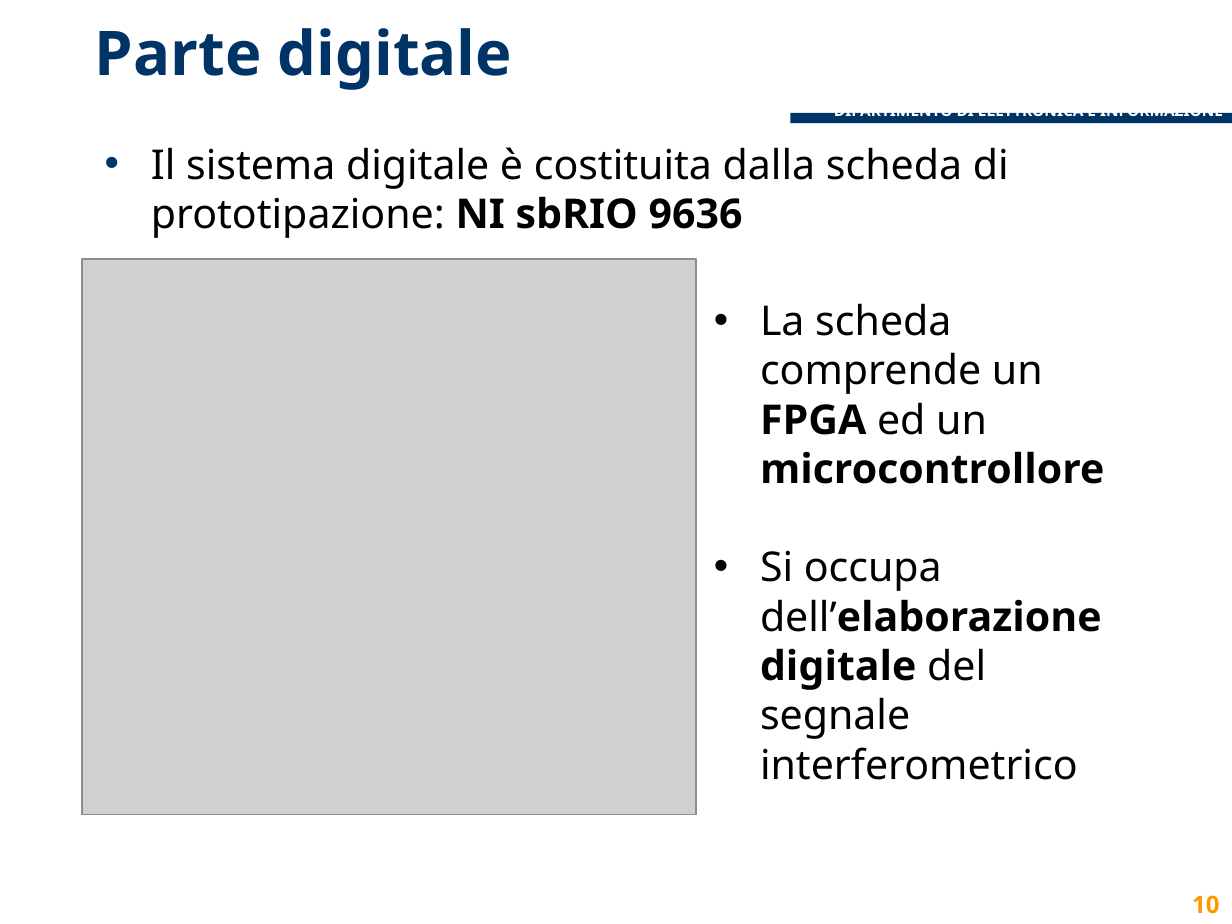
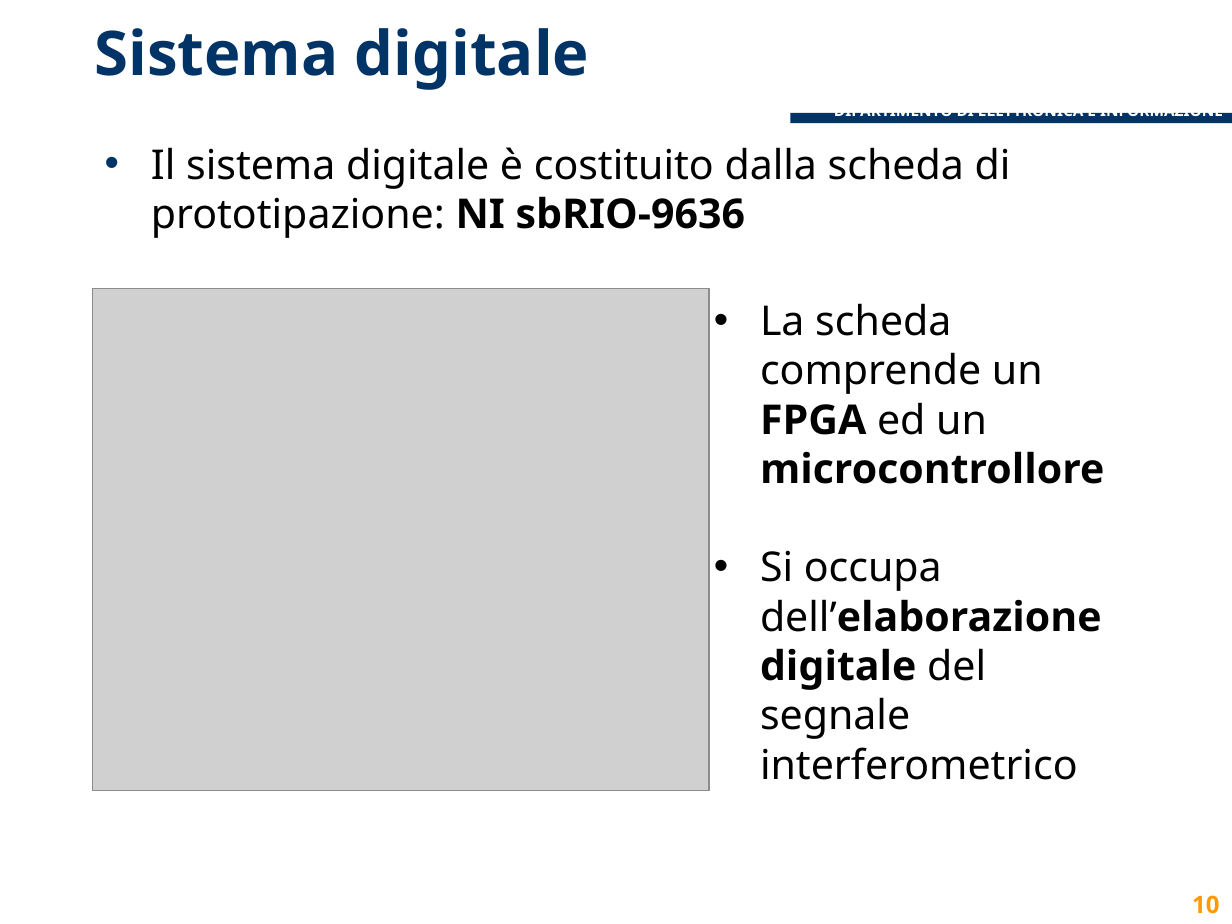
Before and after one commit to lcavagnispolimi/thesis_latex, a slide deck: slide 10 of presentazione_discussione.pptx. Drawn at 1232x924 pixels with LibreOffice and Linux fonts; fonts in the diff are those of the drawing; grey boxes stand for pictures; background and template pictures are left out. Boxes give left, top, right and bottom in pixels: in the first picture for what was removed or moved away, otherwise in the second. Text is boxed around its words. In the diff, an @@ line names an element or a change of style, - is before the commit and + after.

```diff
--- a/presentazione_discussione.pptx
+++ b/presentazione_discussione.pptx
@@ title at (94, 28, 590, 90): text changed @@
-Parte digitale
+Sistema digitale
@@ text at (151, 147, 1011, 238): text changed @@
-• Il sistema digitale è costituita dalla scheda di prototipazione: NI sbRIO 9636
+• Il sistema digitale è costituito dalla scheda di prototipazione: NI sbRIO-9636
@@ picture: place and size @@
-picture at (83, 259, 696, 814)
+picture at (92, 288, 708, 791)
```
Also in this commit, not shown: 19 other slides changed.
